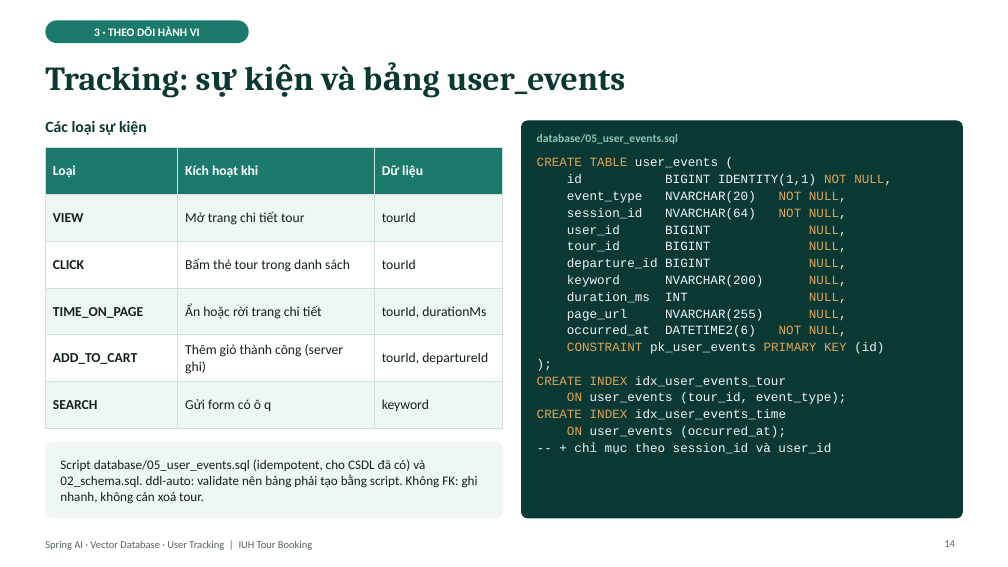
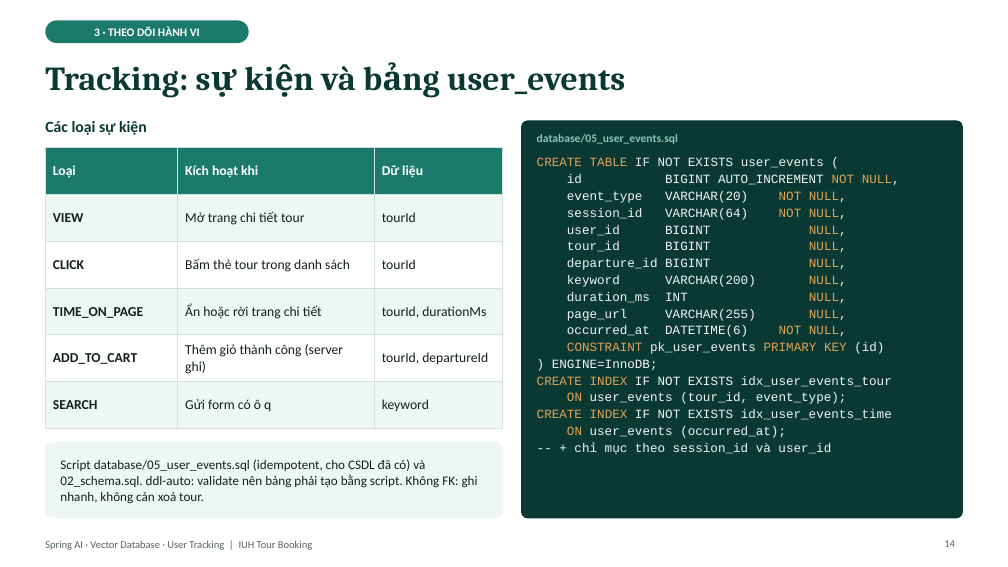
Before and after one commit to kanele05/project_www, a slide deck: slide 14 of docs/presentation/SpringAI_VectorDB_UserTracking.pptx. Drawn at 1008x567 pixels with LibreOffice and Linux fonts; fonts in the diff are those of the drawing. Boxes give left, top, right and bottom in pixels: in the first picture for what was removed or moved away, otherwise in the second. Text is boxed around its words. In the diff, an @@ line names an element or a change of style, - is before the commit and + after.

```diff
--- a/docs/presentation/SpringAI_VectorDB_UserTracking.pptx
+++ b/docs/presentation/SpringAI_VectorDB_UserTracking.pptx
@@ text at box(537, 157, 900, 220): text changed @@
-CREATE TABLE user_events (
-id BIGINT IDENTITY(1,1) NOT NULL,
-event_type NVARCHAR(20) NOT NULL,
-session_id NVARCHAR(64) NOT NULL,
+CREATE TABLE IF NOT EXISTS user_events (
+id BIGINT AUTO_INCREMENT NOT NULL,
+event_type VARCHAR(20) NOT NULL,
+session_id VARCHAR(64) NOT NULL,
@@ text at box(567, 275, 847, 287): text changed @@
-keyword NVARCHAR(200) NULL,
+keyword VARCHAR(200) NULL,
@@ text at box(567, 309, 847, 337): text changed @@
-page_url NVARCHAR(255) NULL,
-occurred_at DATETIME2(6) NOT NULL,
+page_url VARCHAR(255) NULL,
+occurred_at DATETIME(6) NOT NULL,
@@ text at box(537, 359, 892, 387): text changed @@
-);
-CREATE INDEX idx_user_events_tour
+) ENGINE=InnoDB;
+CREATE INDEX IF NOT EXISTS idx_user_events_tour
@@ text at box(537, 409, 892, 420): text changed @@
-CREATE INDEX idx_user_events_time
+CREATE INDEX IF NOT EXISTS idx_user_events_time
```
Also in this commit, not shown: 4 other slides changed, 2 other files.
